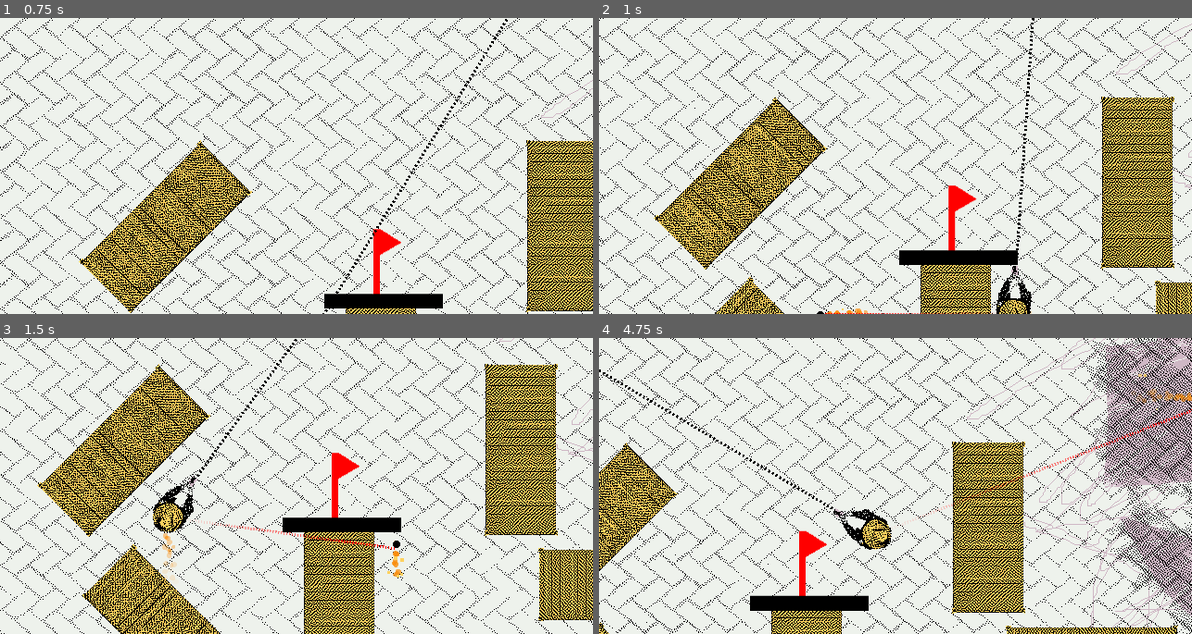
Above: before the commit, frames 1-4 (two rows, left to right).
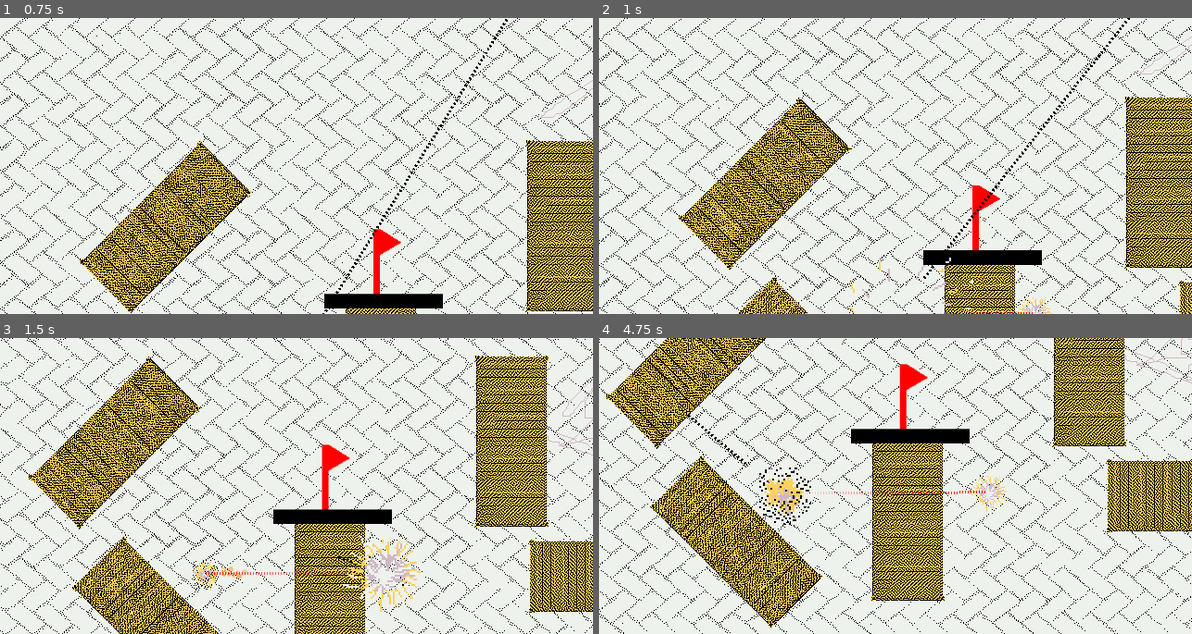
Above: after the commit, the same moments.

Repository: HalfdanBrage/nordicGame
Game: Godot game, scene res://Levels/Main_levels/level_1.tscn
The game is run twice, just before and just after one commit, with the same random seed, the same clock (stepped at 60 frames per second) and the same inputs. This scene is started directly instead of the project's main scene.
Inputs (mouse positions are in pixels of both pictures, inside the frame that each line leads up to):
- Up to frame 1 (0.75 s): move the mouse to (426, 151) at 0.52 s; tap Space (shoot) at 0.6 s
- Up to frame 2 (1 s): tap X (swap) at 0.8 s
- Up to frame 3 (1.5 s): move the mouse to (177, 500) at 1.27 s; tap X (swap) at 1.35 s
- Up to frame 4 (4.75 s): tap Space (shoot) at 1.55, 2.1, 3.05, 3.6, 4.55 s; move the mouse to (954, 420) at 2.02 s; tap X (swap) at 2.3, 2.85, 3.8, 4.35 s; move the mouse to (865, 545) at 2.77 s; move the mouse to (1073, 530) at 3.52 s; move the mouse to (717, 441) at 4.27 s

Frame 1 is identical in both runs. In frame 2, 24% of the frame differs, in the area x 0-100%, y 0-100%; in frame 3, 26%; in frame 4, 50%.

Commit message:
teleport animation

Diff:
--- a/Entities/Bullet/bullet.tscn
+++ b/Entities/Bullet/bullet.tscn
@@ -10,6 +10,14 @@
 [ext_resource type="AudioStream" uid="uid://b1mmd7kk7l3bo" path="res://SFX/Ricochet-3-raw.wav" id="8_rfxnh"]
 [ext_resource type="AudioStream" uid="uid://ei7gfqxfaehp" path="res://SFX/Ricochet-4-raw.wav" id="9_f5o2b"]
 [ext_resource type="AudioStream" uid="uid://bkdvl783jg756" path="res://SFX/Clang.wav" id="10_700ic"]
+[ext_resource type="Texture2D" uid="uid://c0nywdpyytfm2" path="res://Assets/Player/teleport_7.png" id="11_byv7b"]
+[ext_resource type="Texture2D" uid="uid://bwqdsdc2jvssv" path="res://Assets/Player/teleport_6.png" id="12_p18y8"]
+[ext_resource type="Texture2D" uid="uid://b2uag8iup05sc" path="res://Assets/Player/teleport_5.png" id="13_r8elt"]
+[ext_resource type="Texture2D" uid="uid://b58hebb6un47m" path="res://Assets/Player/teleport_4.png" id="14_igrmn"]
+[ext_resource type="Texture2D" uid="uid://cvols2rhipout" path="res://Assets/Player/teleport_3.png" id="15_1m787"]
+[ext_resource type="Texture2D" uid="uid://eshtuy37dot5" path="res://Assets/Player/teleport_2.png" id="16_s3jve"]
+[ext_resource type="Texture2D" uid="uid://4ix38bartxpq" path="res://Assets/Player/teleport_1.png" id="17_lqanl"]
+[ext_resource type="Texture2D" uid="uid://dtyxw4i6jsw27" path="res://Assets/Player/teleport_0.png" id="18_hhftr"]
 
 [sub_resource type="SpriteFrames" id="SpriteFrames_ajlkv"]
 animations = [{
@@ -97,7 +105,146 @@
 stream_0/stream = ExtResource("10_700ic")
 stream_0/weight = 1.0
 
+[sub_resource type="SpriteFrames" id="SpriteFrames_avwry"]
+animations = [{
+"frames": [{
+"duration": 1.0,
+"texture": null
+}, {
+"duration": 1.0,
+"texture": ExtResource("11_byv7b")
+}, {
+"duration": 1.0,
+"texture": ExtResource("12_p18y8")
+}, {
+"duration": 1.0,
+"texture": ExtResource("13_r8elt")
+}, {
+"duration": 1.0,
+"texture": ExtResource("14_igrmn")
+}, {
+"duration": 1.0,
+"texture": ExtResource("15_1m787")
+}, {
+"duration": 1.0,
+"texture": ExtResource("16_s3jve")
+}, {
+"duration": 1.0,
+"texture": ExtResource("17_lqanl")
+}, {
+"duration": 1.0,
+"texture": ExtResource("18_hhftr")
+}, {
+"duration": 1.0,
+"texture": null
+}],
+"loop": false,
+"name": &"appear",
+"speed": 30.0
+}, {
+"frames": [{
+"duration": 1.0,
+"texture": ExtResource("18_hhftr")
+}, {
+"duration": 1.0,
+"texture": ExtResource("17_lqanl")
+}, {
+"duration": 1.0,
+"texture": ExtResource("16_s3jve")
+}, {
+"duration": 1.0,
+"texture": ExtResource("15_1m787")
+}, {
+"duration": 1.0,
+"texture": ExtResource("14_igrmn")
+}, {
+"duration": 1.0,
+"texture": ExtResource("13_r8elt")
+}, {
+"duration": 1.0,
+"texture": ExtResource("12_p18y8")
+}, {
+"duration": 1.0,
+"texture": ExtResource("11_byv7b")
+}, {
+"duration": 1.0,
+"texture": null
+}],
+"loop": false,
+"name": &"disappear",
+"speed": 30.0
+}]
+
+[sub_resource type="Animation" id="Animation_0atfx"]
+resource_name = "teleport"
+length = 0.4
+step = 0.2
+tracks/0/type = "method"
+tracks/0/imported = false
+tracks/0/enabled = true
+tracks/0/path = NodePath(".")
+tracks/0/interp = 1
+tracks/0/loop_wrap = true
+tracks/0/keys = {
+"times": PackedFloat32Array(0, 0.4),
+"transitions": PackedFloat32Array(1, 1),
+"values": [{
+"args": [false],
+"method": &"set_physics_process"
+}, {
+"args": [true],
+"method": &"set_physics_process"
+}]
+}
+tracks/1/type = "method"
+tracks/1/imported = false
+tracks/1/enabled = true
+tracks/1/path = NodePath("AnimatedSprite2D2")
+tracks/1/interp = 1
+tracks/1/loop_wrap = true
+tracks/1/keys = {
+"times": PackedFloat32Array(0, 0.2),
+"transitions": PackedFloat32Array(1, 1),
+"values": [{
+"args": [&"disappear", 1.0, false],
+"method": &"play"
+}, {
+"args": [&"appear", 1.0, false],
+"method": &"play"
+}]
+}
+tracks/2/type = "value"
+tracks/2/imported = false
+tracks/2/enabled = true
+tracks/2/path = NodePath("Sprite2D:visible")
+tracks/2/interp = 1
+tracks/2/loop_wrap = true
+tracks/2/keys = {
+"times": PackedFloat32Array(0, 0.4),
+"transitions": PackedFloat32Array(1, 1),
+"update": 1,
+"values": [false, true]
+}
+tracks/3/type = "value"
+tracks/3/imported = false
+tracks/3/enabled = true
+tracks/3/path = NodePath("GPUParticles2D:emitting")
+tracks/3/interp = 1
+tracks/3/loop_wrap = true
+tracks/3/keys = {
+"times": PackedFloat32Array(0, 0.4),
+"transitions": PackedFloat32Array(1, 1),
+"update": 1,
+"values": [false, true]
+}
+
+[sub_resource type="AnimationLibrary" id="AnimationLibrary_57bmf"]
+_data = {
+"teleport": SubResource("Animation_0atfx")
+}
+
 [node name="Bullet" type="CharacterBody2D"]
+texture_filter = 1
 scale = Vector2(0.5, 0.5)
 collision_layer = 2
 script = ExtResource("1_sgqyk")
@@ -130,6 +277,7 @@
 
 [node name="GPUParticles2D" type="GPUParticles2D" parent="."]
 modulate = Color(0.992157, 0.819608, 0.368627, 1)
+emitting = false
 amount = 40
 process_material = SubResource("ParticleProcessMaterial_prq7q")
 texture = ExtResource("4_o5sfj")
@@ -159,6 +307,16 @@
 volume_db = -6.0
 max_distance = 600.0
 
+[node name="AnimatedSprite2D2" type="AnimatedSprite2D" parent="."]
+scale = Vector2(2, 2)
+sprite_frames = SubResource("SpriteFrames_avwry")
+animation = &"appear"
+
+[node name="AnimationPlayer" type="AnimationPlayer" parent="."]
+libraries = {
+"": SubResource("AnimationLibrary_57bmf")
+}
+
 [connection signal="area_entered" from="Area2D" to="." method="_on_area_2d_area_entered"]
 [connection signal="body_entered" from="Area2D" to="." method="_on_area_2d_body_entered"]
 [connection signal="area_entered" from="Area2D/collisionsparkarea" to="." method="_on_collisionsparkarea_area_entered"]
--- a/Entities/Player/player.gd
+++ b/Entities/Player/player.gd
@@ -28,10 +28,11 @@
 
 func _input(event):
 	if Input.is_action_just_pressed("swap"):
-		swap()
+		if bullet != null:
+			$AnimationPlayer.play("teleport")
+			bullet.get_node("AnimationPlayer").play("teleport")
 
 	if Input.is_action_just_pressed("shoot"):
-		$Shoot.play()
 		shoot()
 	# TODO: refine joypad aiming later
 	if event is InputEventJoypadButton:
@@ -70,6 +71,7 @@
 	if is_level_1:
 		return
 
+	$Shoot.play()
 	can_swap = false
 	$"Swap cooldown".start()
 
--- a/Entities/Player/player.tscn
+++ b/Entities/Player/player.tscn
@@ -1,10 +1,18 @@
-[gd_scene load_steps=10 format=3 uid="uid://mgb64uhgo0cu"]
+[gd_scene load_steps=21 format=3 uid="uid://mgb64uhgo0cu"]
 
 [ext_resource type="Script" path="res://Entities/Player/player.gd" id="1_iue56"]
 [ext_resource type="Texture2D" uid="uid://n1ewako8a01q" path="res://Assets/Texture/dashed_active_texture2.png" id="2_ggsop"]
 [ext_resource type="Texture2D" uid="uid://dm24o6fn7v3v5" path="res://Assets/Texture/dashed_texture.png" id="2_j3pj5"]
 [ext_resource type="Texture2D" uid="uid://bm88b8iry4itf" path="res://Assets/Player/player_aim.png" id="3_fulid"]
 [ext_resource type="AudioStream" uid="uid://huf35tkqq2ft" path="res://SFX/pew.wav" id="5_5sbuj"]
+[ext_resource type="Texture2D" uid="uid://c0nywdpyytfm2" path="res://Assets/Player/teleport_7.png" id="6_lgmjw"]
+[ext_resource type="Texture2D" uid="uid://bwqdsdc2jvssv" path="res://Assets/Player/teleport_6.png" id="7_5m1v0"]
+[ext_resource type="Texture2D" uid="uid://b2uag8iup05sc" path="res://Assets/Player/teleport_5.png" id="8_r0b37"]
+[ext_resource type="Texture2D" uid="uid://b58hebb6un47m" path="res://Assets/Player/teleport_4.png" id="9_el8ls"]
+[ext_resource type="Texture2D" uid="uid://cvols2rhipout" path="res://Assets/Player/teleport_3.png" id="10_rn88m"]
+[ext_resource type="Texture2D" uid="uid://eshtuy37dot5" path="res://Assets/Player/teleport_2.png" id="11_pl6ep"]
+[ext_resource type="Texture2D" uid="uid://4ix38bartxpq" path="res://Assets/Player/teleport_1.png" id="12_7i2bm"]
+[ext_resource type="Texture2D" uid="uid://dtyxw4i6jsw27" path="res://Assets/Player/teleport_0.png" id="13_wdprl"]
 
 [sub_resource type="Gradient" id="Gradient_1xwgm"]
 offsets = PackedFloat32Array(0, 0.344086, 0.451613, 1)
@@ -29,6 +37,138 @@
 streams_count = 1
 stream_0/stream = ExtResource("5_5sbuj")
 stream_0/weight = 1.0
+
+[sub_resource type="Animation" id="Animation_h4t1q"]
+resource_name = "teleport"
+length = 0.4
+step = 0.2
+tracks/0/type = "value"
+tracks/0/imported = false
+tracks/0/enabled = true
+tracks/0/path = NodePath("AnimatedSprite2D:visible")
+tracks/0/interp = 1
+tracks/0/loop_wrap = true
+tracks/0/keys = {
+"times": PackedFloat32Array(0, 0.4),
+"transitions": PackedFloat32Array(1, 1),
+"update": 1,
+"values": [false, true]
+}
+tracks/1/type = "method"
+tracks/1/imported = false
+tracks/1/enabled = true
+tracks/1/path = NodePath("AnimatedSprite2D2")
+tracks/1/interp = 1
+tracks/1/loop_wrap = true
+tracks/1/keys = {
+"times": PackedFloat32Array(0, 0.2),
+"transitions": PackedFloat32Array(1, 1),
+"values": [{
+"args": [&"disappear", 1.0, false],
+"method": &"play"
+}, {
+"args": [&"appear", 1.0, false],
+"method": &"play"
+}]
+}
+tracks/2/type = "method"
+tracks/2/imported = false
+tracks/2/enabled = true
+tracks/2/path = NodePath(".")
+tracks/2/interp = 1
+tracks/2/loop_wrap = true
+tracks/2/keys = {
+"times": PackedFloat32Array(0.2),
+"transitions": PackedFloat32Array(1),
+"values": [{
+"args": [],
+"method": &"swap"
+}]
+}
+tracks/3/type = "value"
+tracks/3/imported = false
+tracks/3/enabled = true
+tracks/3/path = NodePath("AnimatedSprite2D2:visible")
+tracks/3/interp = 1
+tracks/3/loop_wrap = true
+tracks/3/keys = {
+"times": PackedFloat32Array(0, 0.4),
+"transitions": PackedFloat32Array(1, 1),
+"update": 1,
+"values": [true, false]
+}
+
+[sub_resource type="AnimationLibrary" id="AnimationLibrary_adrc6"]
+_data = {
+"teleport": SubResource("Animation_h4t1q")
+}
+
+[sub_resource type="SpriteFrames" id="SpriteFrames_wnsxl"]
+animations = [{
+"frames": [{
+"duration": 1.0,
+"texture": null
+}, {
+"duration": 1.0,
+"texture": ExtResource("6_lgmjw")
+}, {
+"duration": 1.0,
+"texture": ExtResource("7_5m1v0")
+}, {
+"duration": 1.0,
+"texture": ExtResource("8_r0b37")
+}, {
+"duration": 1.0,
+"texture": ExtResource("9_el8ls")
+}, {
+"duration": 1.0,
+"texture": ExtResource("10_rn88m")
+}, {
+"duration": 1.0,
+"texture": ExtResource("11_pl6ep")
+}, {
+"duration": 1.0,
+"texture": ExtResource("12_7i2bm")
+}, {
+"duration": 1.0,
+"texture": ExtResource("13_wdprl")
+}],
+"loop": false,
+"name": &"appear",
+"speed": 40.0
+}, {
+"frames": [{
+"duration": 1.0,
+"texture": ExtResource("13_wdprl")
+}, {
+"duration": 1.0,
+"texture": ExtResource("12_7i2bm")
+}, {
+"duration": 1.0,
+"texture": ExtResource("11_pl6ep")
+}, {
+"duration": 1.0,
+"texture": ExtResource("10_rn88m")
+}, {
+"duration": 1.0,
+"texture": ExtResource("9_el8ls")
+}, {
+"duration": 1.0,
+"texture": ExtResource("8_r0b37")
+}, {
+"duration": 1.0,
+"texture": ExtResource("7_5m1v0")
+}, {
+"duration": 1.0,
+"texture": ExtResource("6_lgmjw")
+}, {
+"duration": 1.0,
+"texture": null
+}],
+"loop": false,
+"name": &"disappear",
+"speed": 40.0
+}]
 
 [node name="Player" type="CharacterBody2D"]
 z_index = 2
@@ -71,4 +211,15 @@
 [node name="Shoot" type="AudioStreamPlayer" parent="." groups=["sfx"]]
 stream = SubResource("AudioStreamRandomizer_13cpl")
 
+[node name="AnimationPlayer" type="AnimationPlayer" parent="."]
+libraries = {
+"": SubResource("AnimationLibrary_adrc6")
+}
+
+[node name="AnimatedSprite2D2" type="AnimatedSprite2D" parent="."]
+visible = false
+scale = Vector2(2, 2)
+sprite_frames = SubResource("SpriteFrames_wnsxl")
+animation = &"disappear"
+
 [connection signal="timeout" from="Swap cooldown" to="." method="_on_shoot_cooldown_timeout"]
Not shown: 1 places in Entities/Bullet/bullet.tscn that only renumber resources
